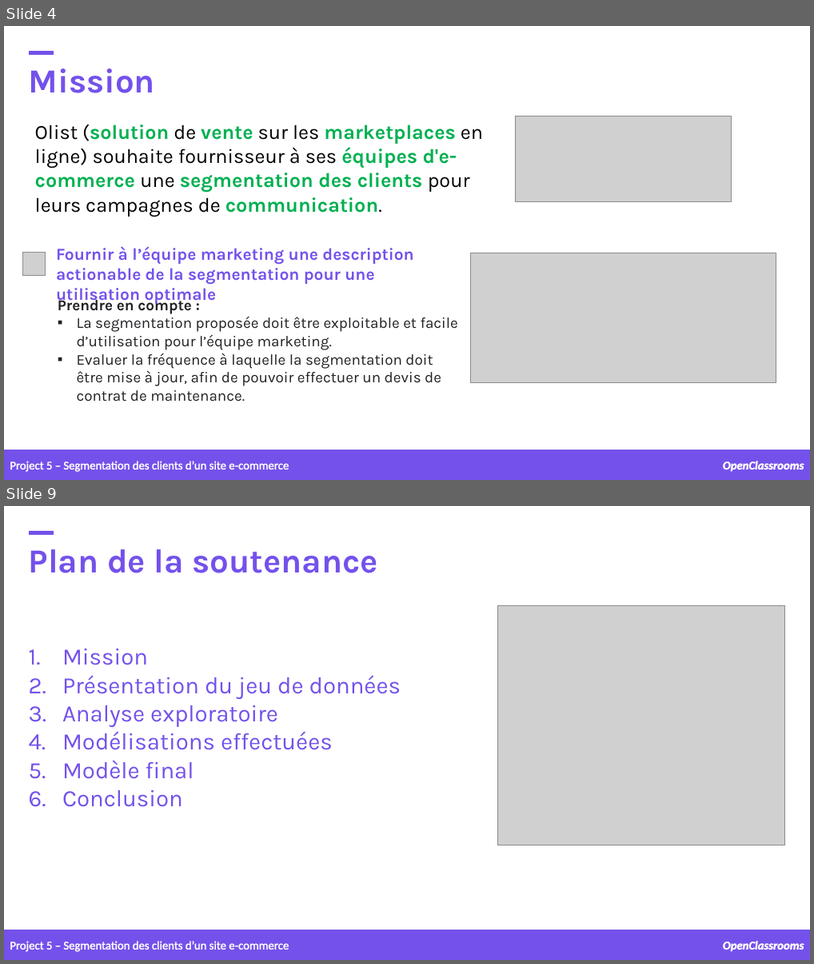
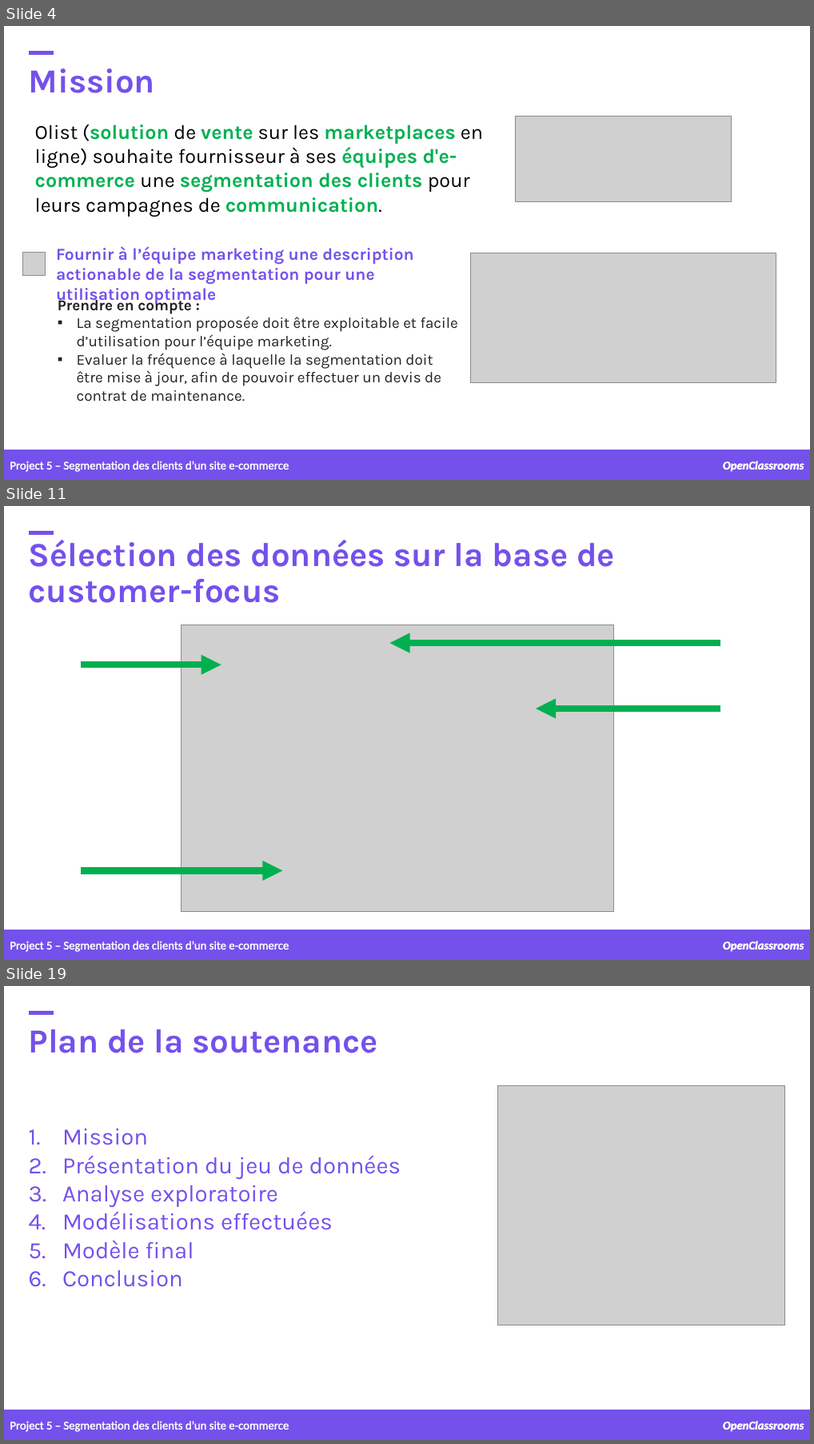
Before and after one commit to samirhinojosa/OC-P5-segment-customers-of-website, a slide deck: supports/P5_presentation v1.pptx. Shown one above the other, each under a label of ours: slides 4 and 9 before the commit, slides 4, 11 and 19 after it; the slides between them are not shown. The pictures are 814x964 and 814x1444 pixels, drawn with LibreOffice and Linux fonts; fonts in the diff are those of the drawing; grey boxes stand for pictures; background and template pictures are left out. Boxes give left, top, right and bottom in pixels: in the first picture for what was removed or moved away, otherwise in the second. Text is boxed around its words. In the diff, an @@ line names an element or a change of style, - is before the commit and + after.

```diff
--- a/supports/P5_presentation v1.pptx
+++ b/supports/P5_presentation v1.pptx
@@ slide 11 added at bbox=[4, 506, 810, 960], background picture (left out) @@
@@ text added at bbox=[29, 540, 615, 603], 40 pt, text #7451EB, bold @@
+Sélection des données sur la base de
+customer-focus
@@ rectangle added at bbox=[29, 531, 53, 535], fill #7451EB, outline #7451EB 1 pt @@
@@ picture added at bbox=[182, 624, 614, 911] @@
@@ arrow added from (721, 643) to (390, 643), #00B050 8 pt @@
@@ arrow added from (81, 664) to (221, 664), #00B050 8 pt @@
@@ arrow added from (721, 708) to (536, 708), #00B050 8 pt @@
@@ arrow added from (81, 870) to (283, 870), #00B050 8 pt @@
@@ rectangle added at bbox=[4, 929, 810, 960], fill #7451EB, outline #7451EB 1 pt @@
@@ text added at bbox=[10, 940, 289, 952], 14 pt, text #FFFFFF @@
+Project 5 – Segmentation des clients d’un site e-commerce
@@ text added at bbox=[723, 940, 805, 951], 14 pt, text #FFFFFF, bold, italic @@
+OpenClassrooms
@@ what was slide 9 is now slide 19 @@
```
Also in this commit, not shown: 1 slide changed, 9 other slides added, 2 other files.
